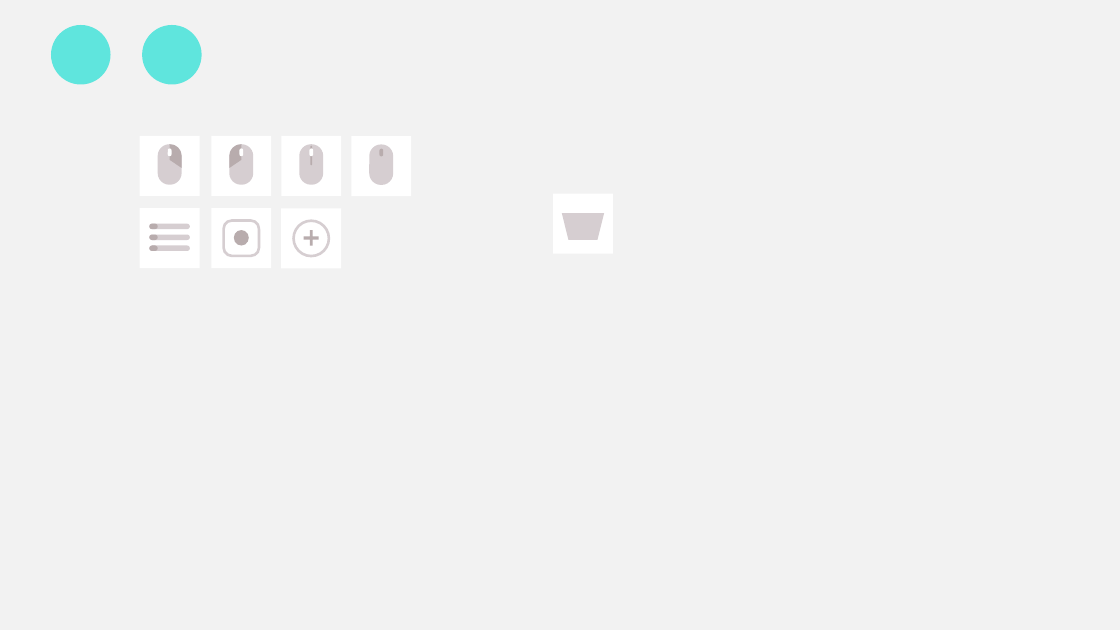
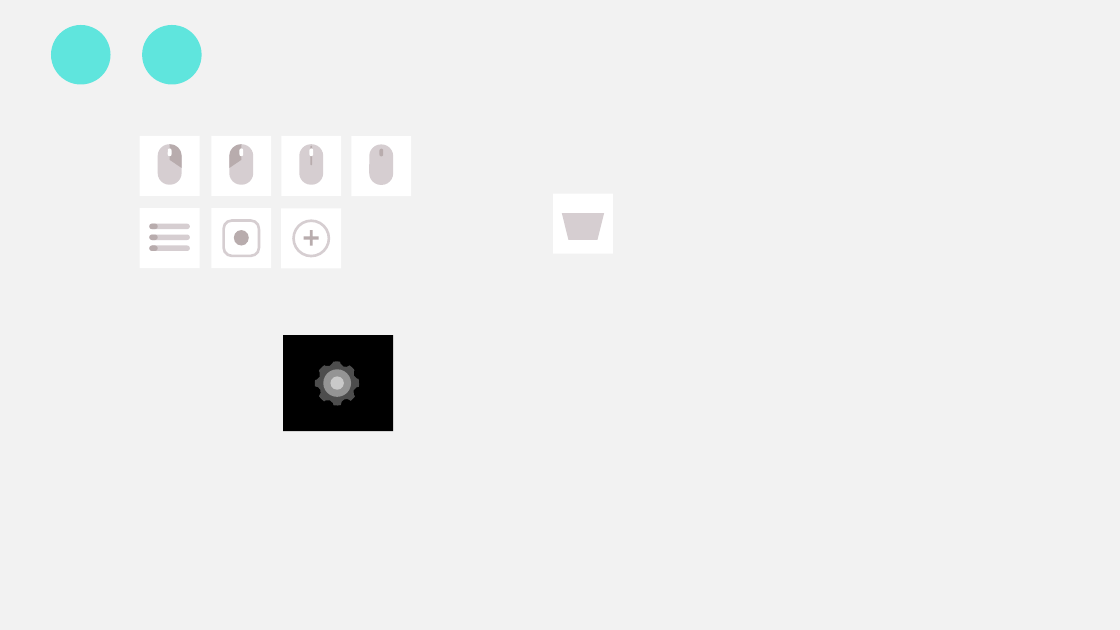
Before and after one commit to buger404/Emerald, a slide deck: slide 1 of UI.pptx. Drawn at 1120x630 pixels with LibreOffice and Linux fonts; fonts in the diff are those of the drawing. Boxes give left, top, right and bottom in pixels: in the first picture for what was removed or moved away, otherwise in the second. Text is boxed around its words. In the diff, an @@ line names an element or a change of style, - is before the commit and + after.

```diff
--- a/UI.pptx
+++ b/UI.pptx
@@ rectangle added at <box>283,335,393,431</box>, fill #000000 @@
@@ freeform shape added at <box>309,356,365,411</box>, fill #FFFFFF at 30% opacity @@
@@ ellipse added at <box>323,370,351,397</box>, fill #FFFFFF at 40% opacity @@
@@ ellipse added at <box>330,376,344,390</box>, fill #FFFFFF at 50% opacity @@
```
Also in this commit, not shown: 14 other files.
